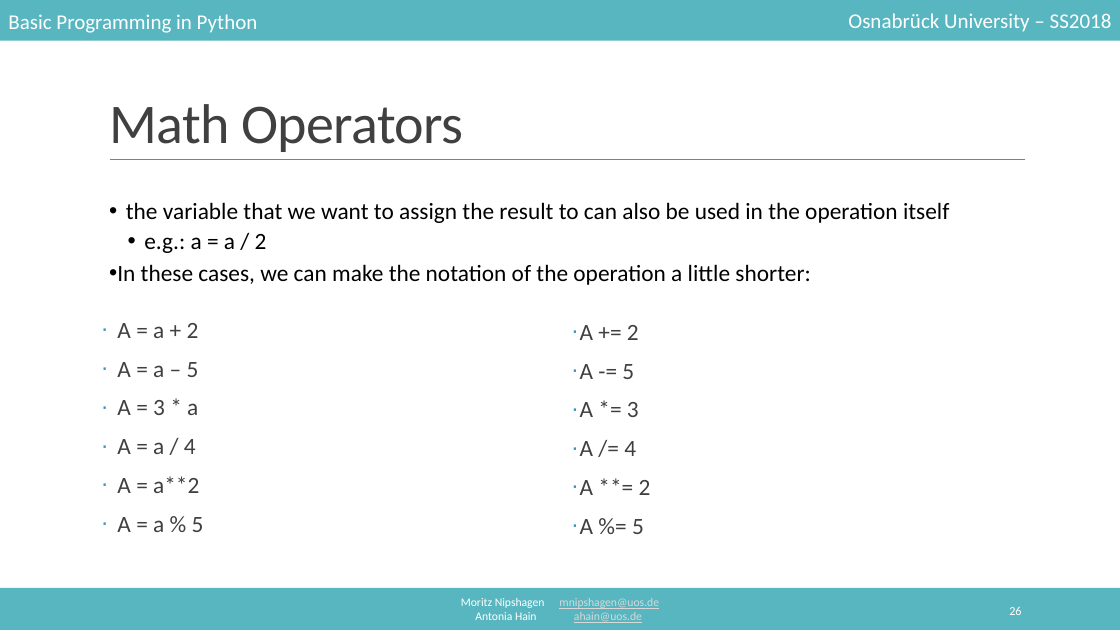
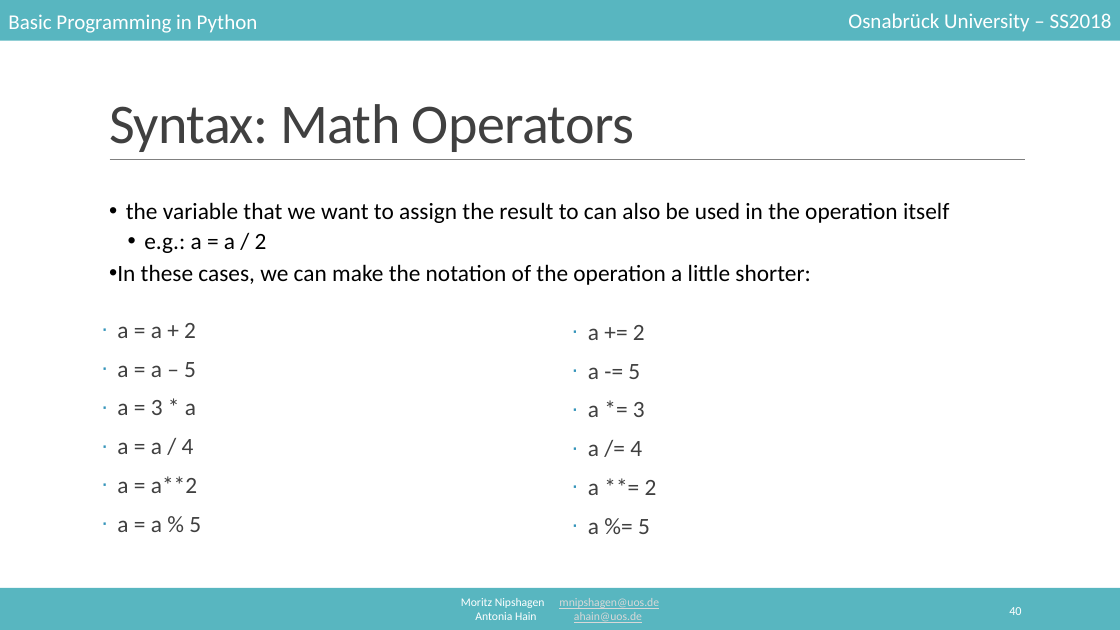
Before and after one commit to mnipshagen/monty, a slide deck: slide 40 of 2018/02/Syntax_and_variables.pptx (slide 26 before the commit). Drawn at 1120x630 pixels with LibreOffice and Linux fonts; fonts in the diff are those of the drawing. Boxes give left, top, right and bottom in pixels: in the first picture for what was removed or moved away, otherwise in the second. Text is boxed around its words. In the diff, an @@ line names an element or a change of style, - is before the commit and + after.

```diff
--- a/2018/02/Syntax_and_variables.pptx
+++ b/2018/02/Syntax_and_variables.pptx
@@ title at (109,104,634,152): text changed @@
-Math Operators
+Syntax: Math Operators
@@ text at (117,323,201,532): text changed @@
-· A = a + 2
-· A = a – 5
-· A = 3 * a
-· A = a / 4
-· A = a**2
-· A = a % 5
+· a = a + 2
+· a = a – 5
+· a = 3 * a
+· a = a / 4
+· a = a**2
+· a = a % 5
@@ text at (588,325,657,534): text changed @@
-· A += 2
-· A -= 5
-· A *= 3
-· A /= 4
-· A **= 2
-· A %= 5
+· a += 2
+· a -= 5
+· a *= 3
+· a /= 4
+· a **= 2
+· a %= 5
@@ page number at (1009,607,1021,615): text changed @@
-26
+40
```
Also in this commit, not shown: 7 other slides changed, 12 slides added, 2 slides removed.
